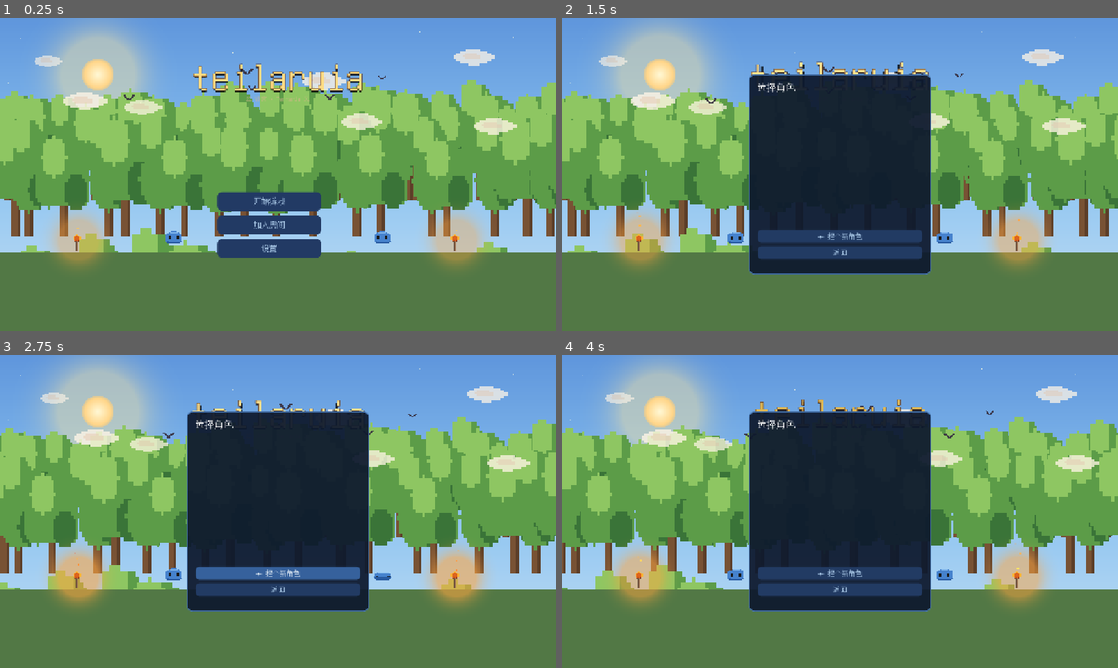
Above: before the commit, frames 1-4 (two rows, left to right).
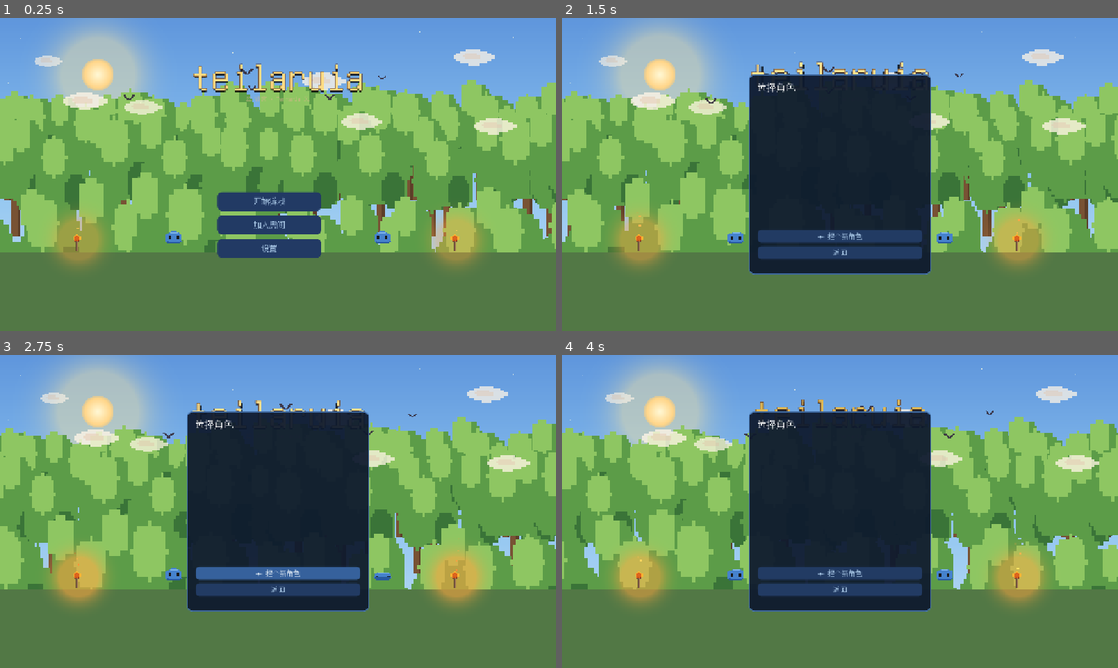
Above: after the commit, the same moments.

Repository: Nornttyy/tielaruia
Game: Godot game, scene res://scenes/main.tscn
The game is run twice, just before and just after one commit, with the same random seed, the same clock (stepped at 60 frames per second) and the same inputs.
Inputs (mouse positions are in pixels of both pictures, inside the frame that each line leads up to):
- Up to frame 1 (0.25 s): no input
- Up to frame 2 (1.5 s): click "开始游戏" at 0.5 s; tap Enter at 1.25 s; move the mouse to (962, 158) at 1.27 s; hold D (move_right) from 1.28 s (still down); tap E (interact) at 1.35 s; click (962, 158) at 1.42 s
- Up to frame 3 (2.75 s): tap Space (jump) at 1.52, 1.82 s; release D (move_right) at 2 s; drag from (166, 527) to (250, 574) at 2.02 s
- Up to frame 4 (4 s): move the mouse to (895, 442) at 2.77 s; hold D (move_right) 2.78-3.5 s; hold Right mouse button (secondary) 2.78-3.5 s; drag from (812, 574) to (673, 464) at 3.52 s

The runs differ from the first frame. In frame 1, 12% of the frame differs, in the area x 0-100%, y 49-75%; in frame 2, 10%; in frame 3, 10%; in frame 4, 10%.

Commit message:
tweak(menu): 前(近)树往上提 ground_ratio 1.18→1.0 (之前太下)
Co-Authored-By: Claude Opus 4.8 (1M context) <noreply@anthropic.com>

Diff:
--- a/scripts/ui/main_menu.gd
+++ b/scripts/ui/main_menu.gd
@@ -213,9 +213,9 @@
 			randf_range(5.5, 7.0), randf_range(TREE_FAR_SPEED.x, TREE_FAR_SPEED.y), 1.0, 0.70)
 	for i in TREE_NEAR_COUNT:
 		var nx: float = (float(i) + randf()) / float(TREE_NEAR_COUNT) * (VIEWPORT_SIZE.x + 240.0) - 120.0
-		# ground_ratio 1.18: 近树往下沉很多 (树底在屏幕下方外), 只露下半截 → 不盖住中间按钮/顶部标题
+		# ground_ratio 1.0: 近树底在屏幕底边, 露多一点又不至于盖住中间按钮/顶部标题 (1.18 太下了)
 		_add_tree(t0 if i % 2 == 0 else t1, nx,
-			randf_range(6.5, 8.5), randf_range(TREE_NEAR_SPEED.x, TREE_NEAR_SPEED.y), 1.0, 1.18)
+			randf_range(6.5, 8.5), randf_range(TREE_NEAR_SPEED.x, TREE_NEAR_SPEED.y), 1.0, 1.0)
 
 
 # 加一棵树. ground_ratio: 树底 y 比例 (远树略高=更远); alpha: 远树淡显雾感.
